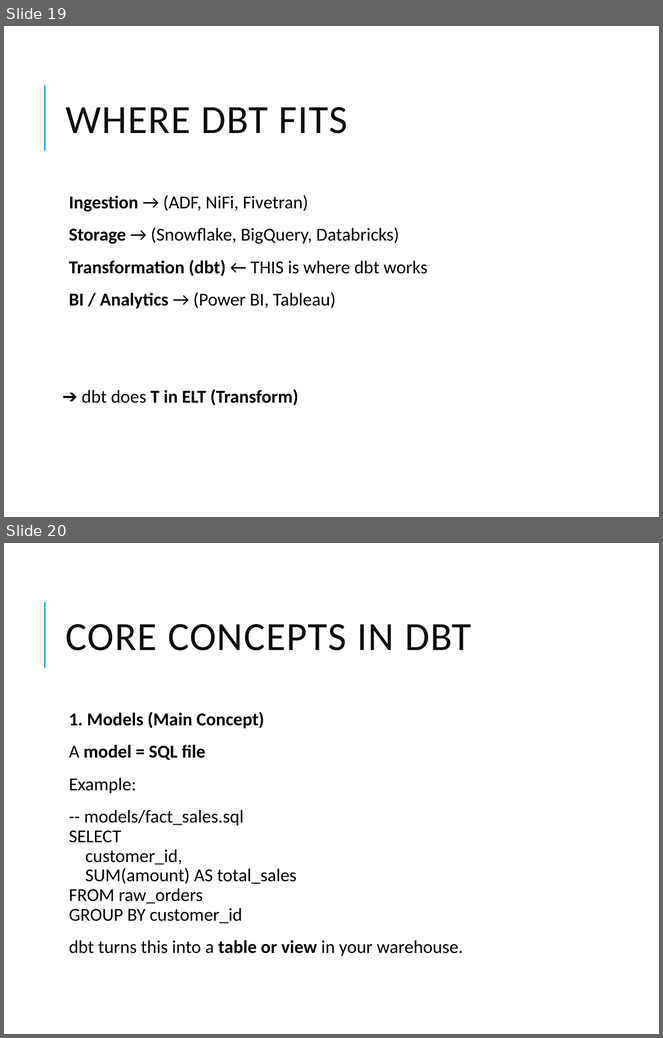
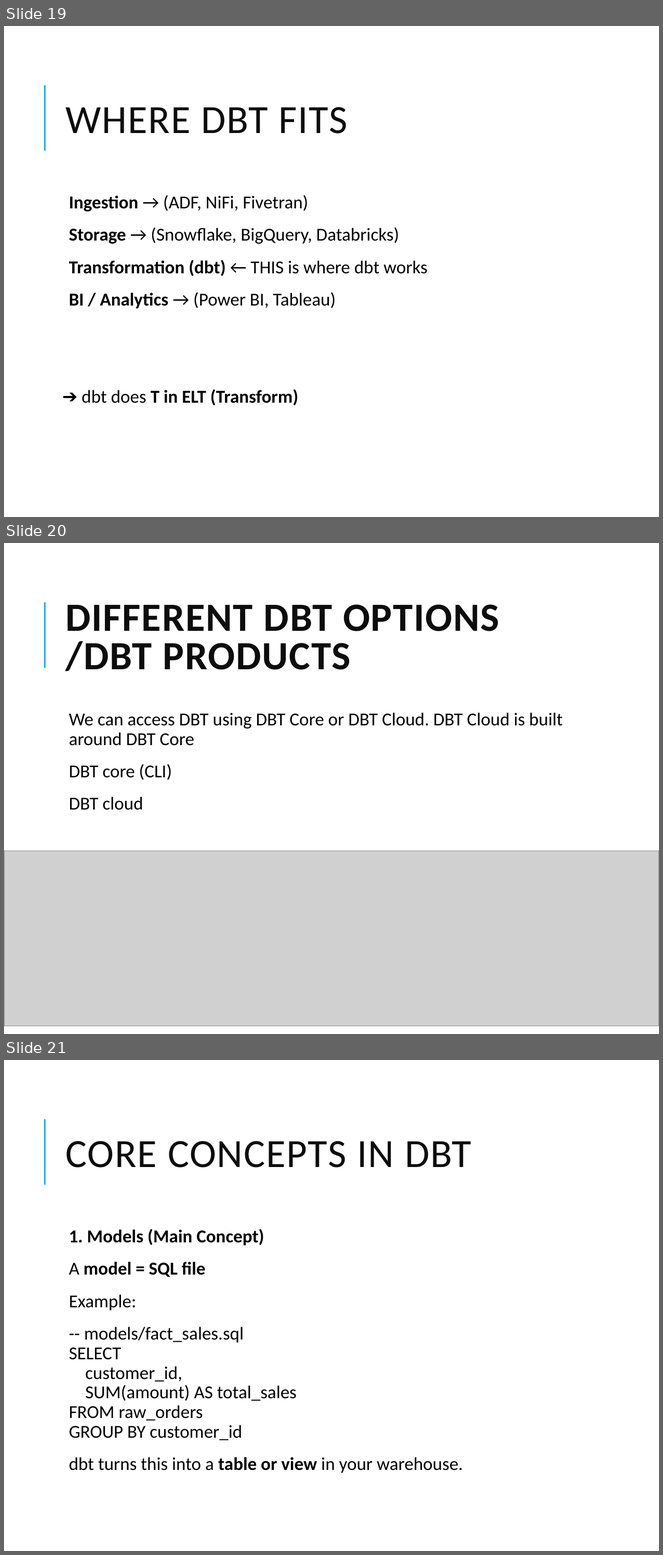
Before and after one commit to vikash-verma-profile/SIG-GENAI-May-2026, a slide deck: Week-2/Day-2/AI_SQL_dbt.pptx. Shown one above the other, each under a label of ours: slides 19 and 20 before the commit, slides 19, 20 and 21 after it. The pictures are 663x1038 and 663x1555 pixels, drawn with LibreOffice and Linux fonts; fonts in the diff are those of the drawing; grey boxes stand for pictures. Boxes give left, top, right and bottom in pixels: in the first picture for what was removed or moved away, otherwise in the second. Text is boxed around its words. In the diff, an @@ line names an element or a change of style, - is before the commit and + after.

```diff
--- a/Week-2/Day-2/AI_SQL_dbt.pptx
+++ b/Week-2/Day-2/AI_SQL_dbt.pptx
@@ slide 20 added at box(4, 543, 659, 1034), background #FFFFFF; not listed: 1 template element that a slide beside it also shows @@
@@ title added at box(65, 604, 500, 671), 44 pt, text #0D0D0D, bold @@
+DIFFERENT DBT OPTIONS /DBT PRODUCTS
@@ text added at box(69, 713, 563, 810), 20 pt, text #000000 @@
+  We can access DBT using DBT Core or DBT Cloud. DBT Cloud is built around DBT Core
+  DBT core (CLI)
+  DBT cloud
@@ picture added at box(4, 851, 659, 1027) @@
@@ what was slide 20 is now slide 21 @@
```
Also in this commit, not shown: 2 other slides added, 27 other files.
